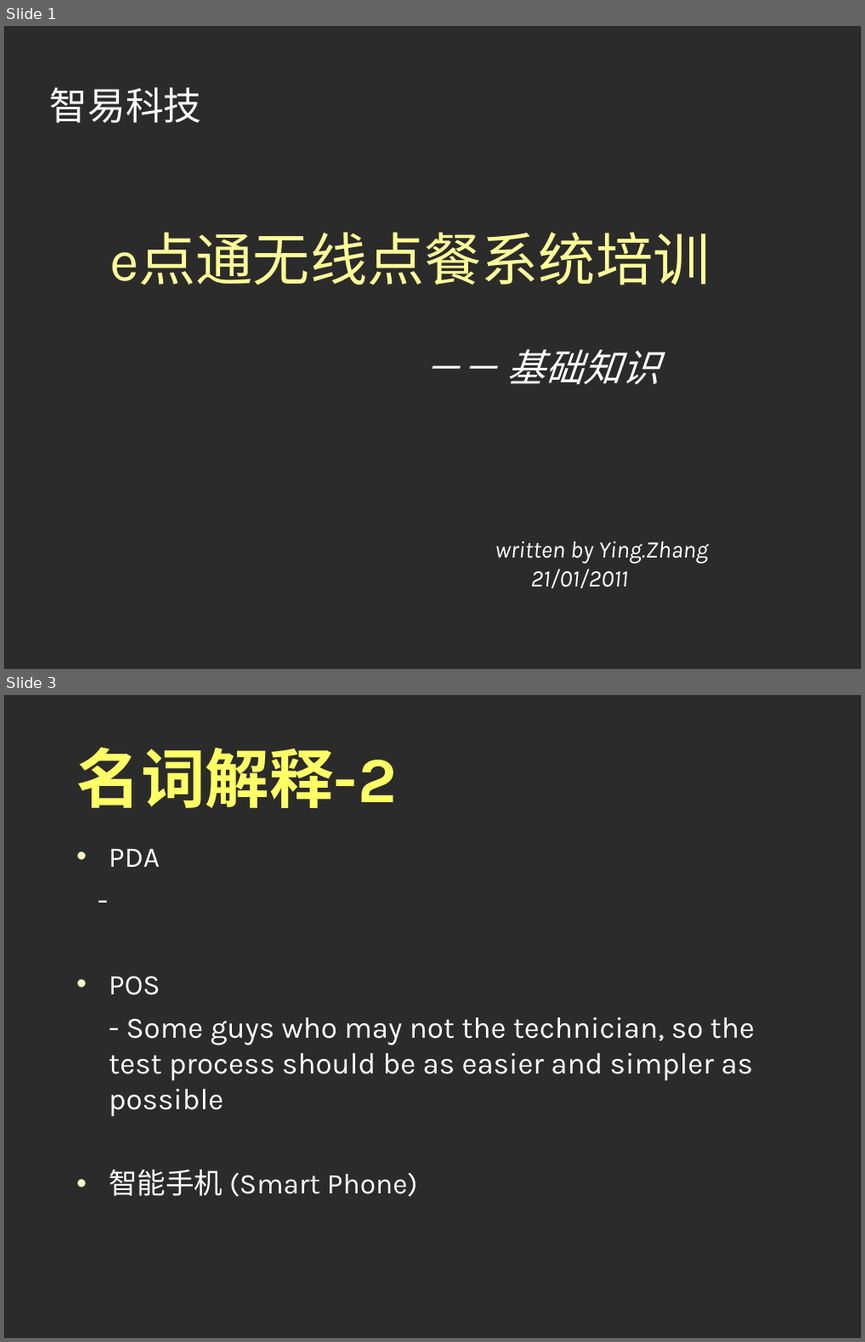
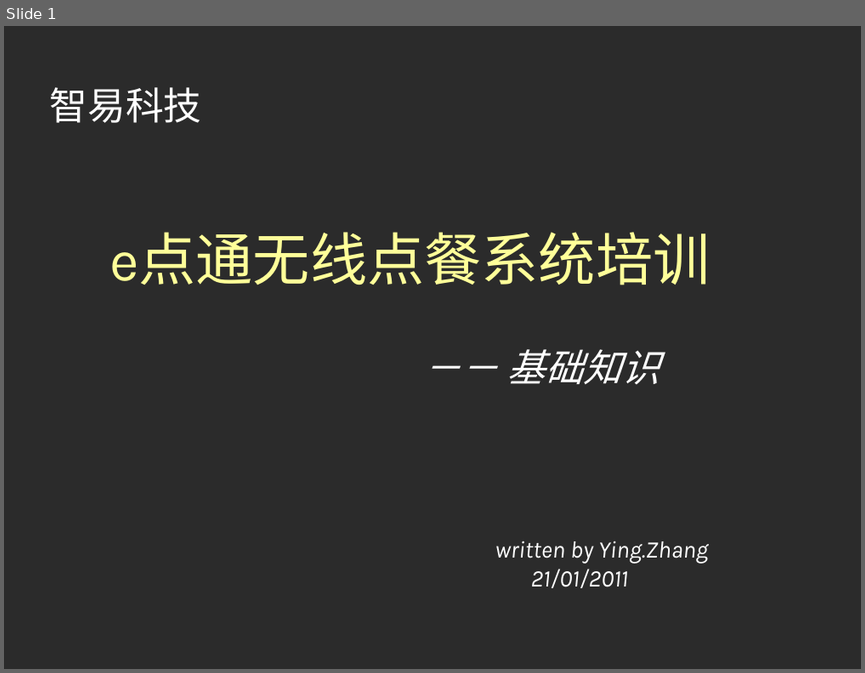
Before and after one commit to runt18/wireless-order-solution, a slide deck: doc/e点通基础培训.ppt. Shown one above the other, each under a label of ours: slides 1 and 3 before the commit, slide 1 after it; the slides between them are not shown. The pictures are 865x1342 and 865x673 pixels, drawn with LibreOffice and Linux fonts; fonts in the diff are those of the drawing; background and template pictures are left out; a plain dark background stands for a picture behind light text. Boxes give left, top, right and bottom in pixels: in the first picture for what was removed or moved away, otherwise in the second. Text is boxed around its words. In the diff, an @@ line names an element or a change of style, - is before the commit and + after.

```diff
--- a/doc/e点通基础培训.ppt
+++ b/doc/e点通基础培训.ppt
@@ slide 3 removed at (x1=4, y1=695, x2=861, y2=1338), background picture (left out) @@
@@ title removed at (x1=77, y1=747, x2=397, y2=808) @@
-名词解释-2
@@ text removed at (x1=109, y1=849, x2=755, y2=1197) @@
-• PDA
--
-• POS
-- Some guys who may not the technician, so the test process should be as easier and simpler as possible
-• 智能手机 (Smart Phone)
```
Also in this commit, not shown: 2 slides changed, 1 slide added.
